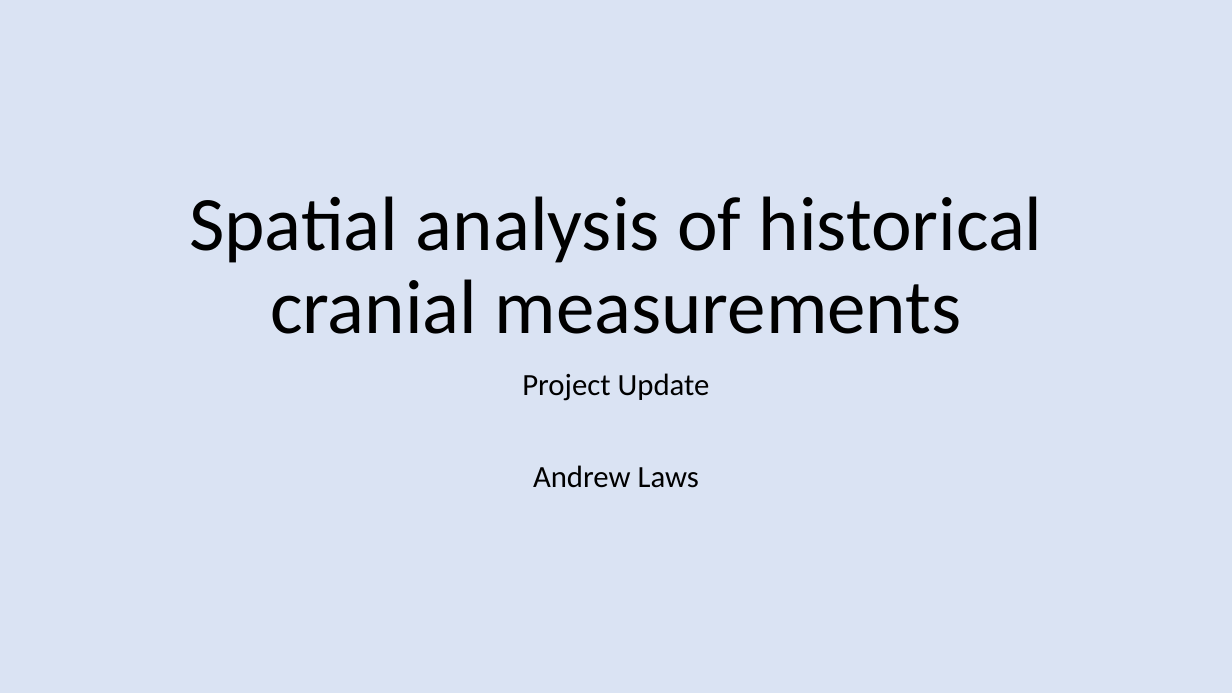
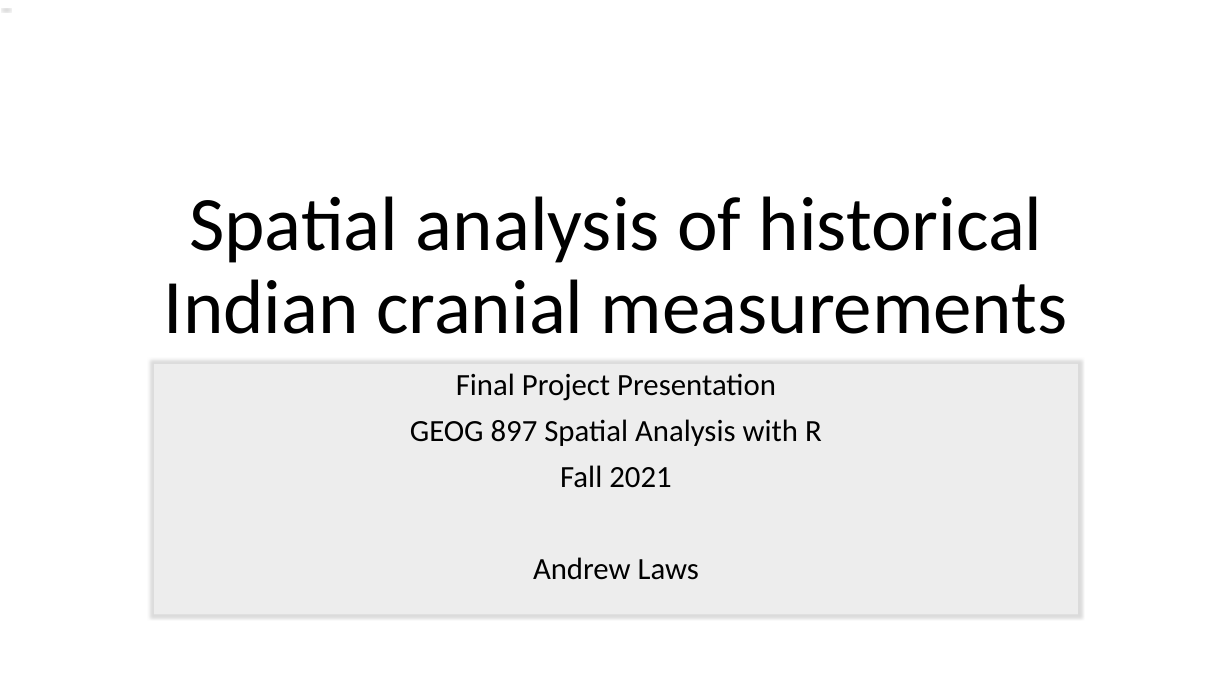
Before and after one commit to andrewroylaws/geog891, a slide deck: slide 1 of Final_project/FinalPresentationLaws.pptx. Drawn at 1232x693 pixels with LibreOffice and Linux fonts; fonts in the diff are those of the drawing; background and template pictures are left out. Boxes give left, top, right and bottom in pixels: in the first picture for what was removed or moved away, otherwise in the second. Text is boxed around its words. In the diff, an @@ line names an element or a change of style, - is before the commit and + after.

Commit message:
Finalize final project

```diff
--- a/Final_project/FinalPresentationLaws.pptx
+++ b/Final_project/FinalPresentationLaws.pptx
@@ background #DAE3F3 to picture (left out) @@
@@ title "Spatial analysis of historical Indian ...": place and size @@
-title "Spatial analysis of historical Indian ..." at (189, 196, 1043, 334)
+title "Spatial analysis of historical Indian ..." at (154, 114, 1079, 355)
@@ title "Spatial analysis of historical Indian ..." at (154, 114, 1079, 355): fill none to #FFFFFF at 50% opacity @@
@@ title at (164, 196, 1068, 334): text changed @@
-Spatial analysis of historical cranial measurements
+Spatial analysis of historical Indian cranial measurements
@@ subtitle "Final Project Presentation": place and size @@
-subtitle "Final Project Presentation" at (522, 373, 710, 488)
+subtitle "Final Project Presentation" at (154, 364, 1079, 615)
@@ subtitle "Final Project Presentation" at (154, 364, 1079, 615): fill none to #FFFFFF at 50% opacity; shadow on @@
@@ subtitle at (410, 373, 822, 488): text changed @@
-Project Update
+Final Project Presentation
+GEOG 897 Spatial Analysis with R
+Fall 2021
```
Also in this commit, not shown: 6 other slides changed, 2 slides added, 4 other files.
